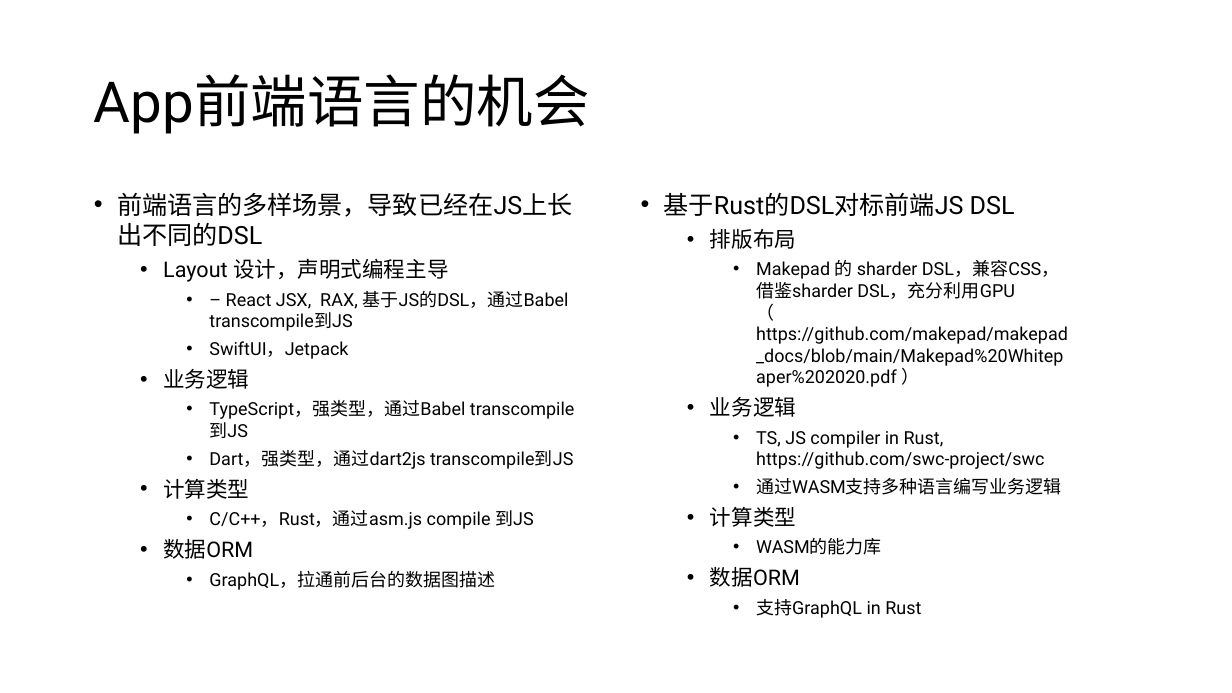
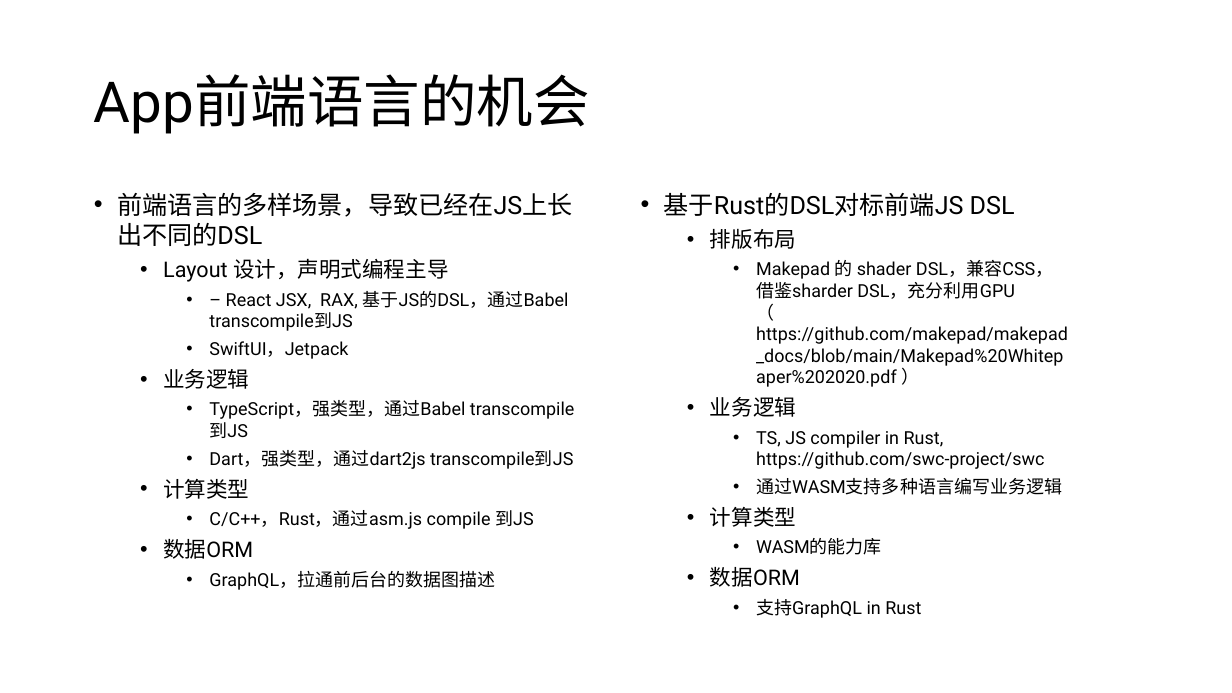
Before and after one commit to sbagga/mistyminds, a slide deck: slide 11 of _posts/Next Gen App Architecture.pptx (slide 9 before the commit). Drawn at 1232x693 pixels with LibreOffice and Linux fonts; fonts in the diff are those of the drawing. Boxes give left, top, right and bottom in pixels: in the first picture for what was removed or moved away, otherwise in the second. Text is boxed around its words. In the diff, an @@ line names an element or a change of style, - is before the commit and + after.

```diff
--- a/_posts/Next Gen App Architecture.pptx
+++ b/_posts/Next Gen App Architecture.pptx
@@ text at box(756, 260, 1068, 387): text changed @@
-    • Makepad 的 sharder DSL，兼容CSS，借鉴sharder DSL，充分利用GPU （ https://github.com/makepad/makepad_docs/blob/main/Makepad%20Whitepaper%202020.pdf ）
+    • Makepad 的 shader DSL，兼容CSS，借鉴sharder DSL，充分利用GPU （ https://github.com/makepad/makepad_docs/blob/main/Makepad%20Whitepaper%202020.pdf ）
```
Also in this commit, not shown: 6 other slides changed, 2 slides added, 1 other file.
